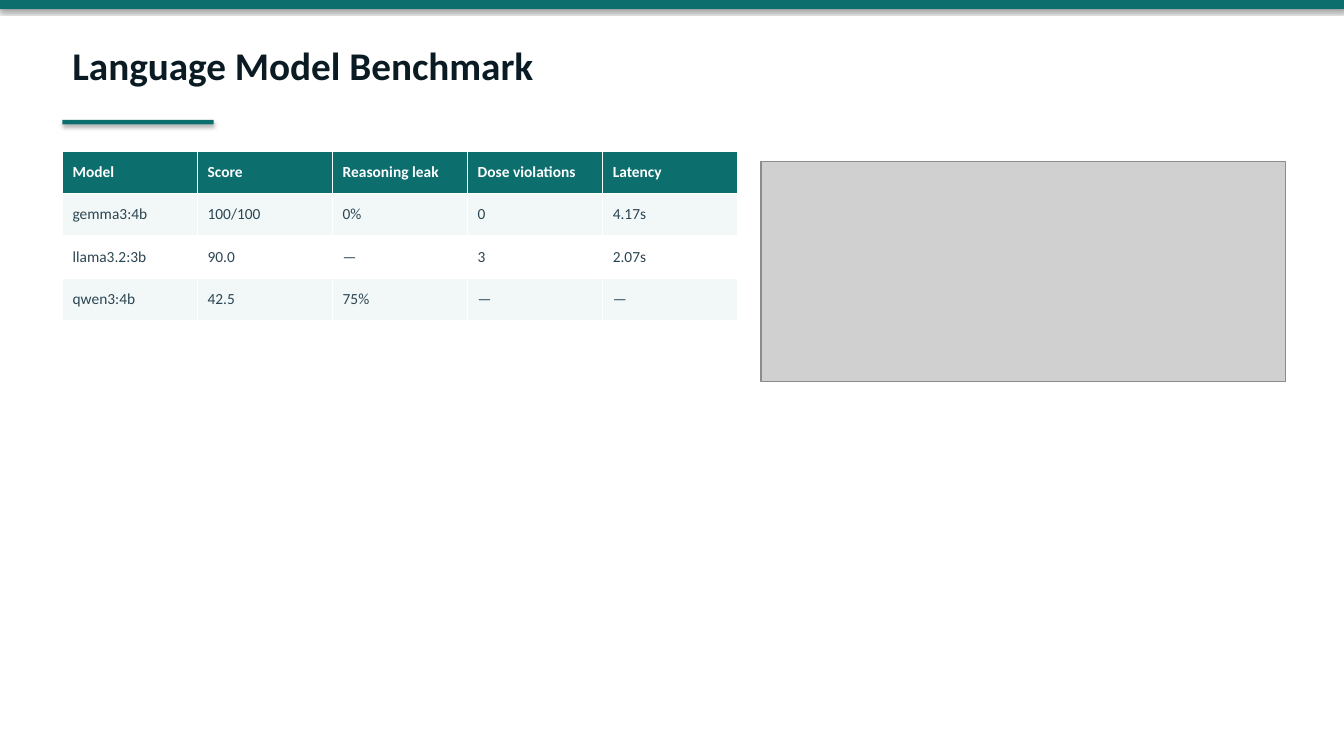
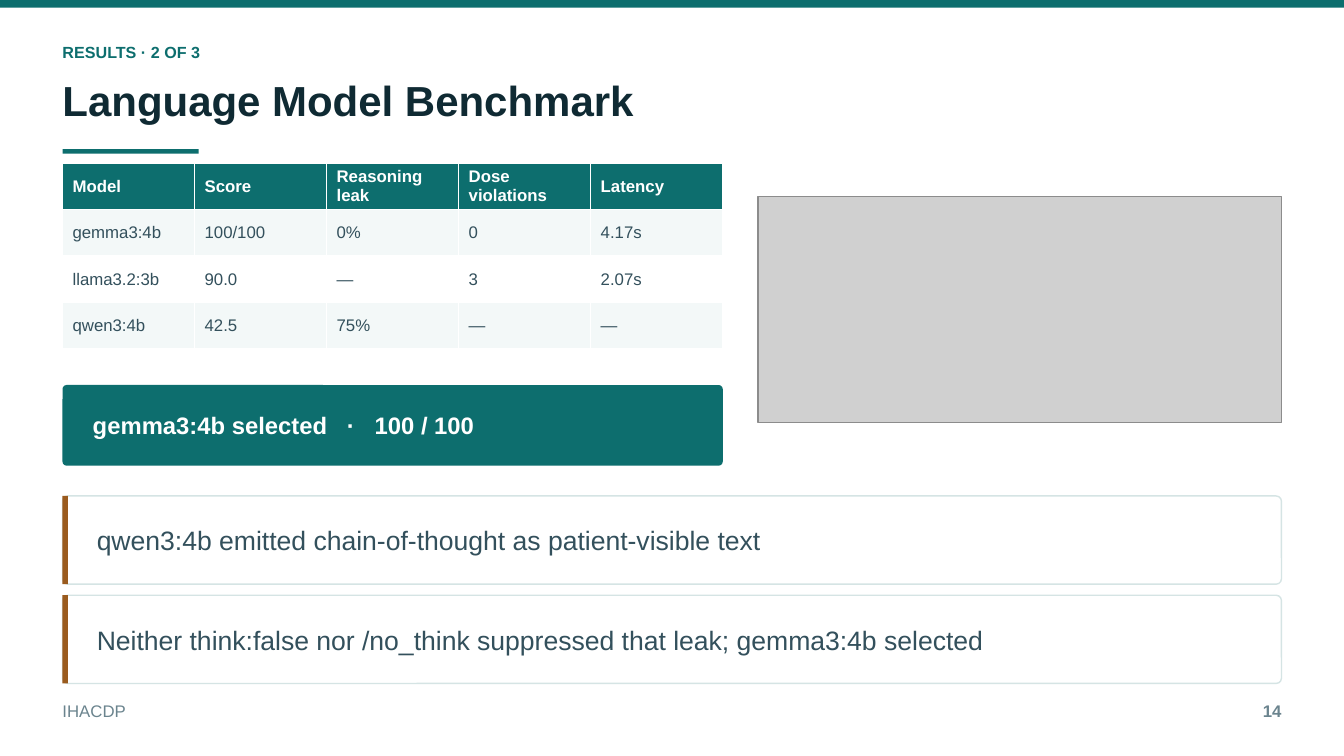
Before and after one commit to thanishq0110/IHACDP, a slide deck: slide 14 of docs/IHACDP_Presentation.pptx. Drawn at 1344x756 pixels with LibreOffice and Linux fonts; fonts in the diff are those of the drawing; grey boxes stand for pictures. Boxes give left, top, right and bottom in pixels: in the first picture for what was removed or moved away, otherwise in the second. Text is boxed around its words. In the diff, an @@ line names an element or a change of style, - is before the commit and + after.

```diff
--- a/docs/IHACDP_Presentation.pptx
+++ b/docs/IHACDP_Presentation.pptx
@@ rectangle at [0, 0, 1344, 7]: shadow off @@
@@ text added at [62, 46, 200, 58], 11.5 pt, text #0D6E6E, bold @@
+RESULTS · 2 OF 3
@@ text "Language Model Benchmark": place and size @@
-text "Language Model Benchmark" at [72, 52, 533, 87]
+text "Language Model Benchmark" at [62, 85, 634, 125]
@@ text "Language Model Benchmark" at [62, 85, 634, 125]: size 28 to 30 pt, font Calibri to Arial, text colour #0B1B24 to #0F2A33 @@
@@ rectangle at [63, 149, 199, 153]: shadow off @@
@@ rectangle: place and size @@
-rectangle at [63, 120, 214, 124]
+rectangle at [63, 149, 199, 153]
@@ table at [63, 163, 723, 349] @@
@@ fill #F2F8F8 to #F3F8F8 in 10 cells @@
@@ size 11 to 12 pt, font Calibri to Arial @@
@@ text colour #2B4552 to #33505C in "gemma3:4b", "100/100", "0%", "0" and 11 more places @@
@@ table: place and size @@
-table at [63, 151, 738, 321]
+table at [63, 163, 723, 349]
@@ picture: place and size @@
-picture at [761, 161, 1286, 382]
+picture at [758, 197, 1281, 423]
@@ rounded rectangle added at [63, 385, 723, 466], fill #0D6E6E @@
@@ text added at [93, 416, 474, 439], 17 pt, text #FFFFFF, bold @@
+gemma3:4b selected · 100 / 100
@@ rounded rectangle added at [63, 496, 1281, 585], fill #FFFFFF, outline #D5E4E4 1 pt @@
@@ rectangle added at [63, 496, 69, 585], fill #9A5B1E @@
@@ text added at [97, 530, 761, 556], 19 pt, text #33505C @@
+qwen3:4b emitted chain-of-thought as patient-visible text
@@ rounded rectangle added at [63, 596, 1281, 685], fill #FFFFFF, outline #D5E4E4 1 pt @@
@@ rectangle added at [63, 596, 69, 685], fill #9A5B1E @@
@@ text added at [97, 630, 983, 655], 19 pt, text #33505C @@
+Neither think:false nor /no_think suppressed that leak; gemma3:4b selected
@@ text added at [62, 705, 125, 717], 12 pt, text #6B848E @@
+IHACDP
@@ text added at [1263, 705, 1282, 717], 12 pt, text #6B848E, bold @@
+14
```
Also in this commit, not shown: 18 other slides changed, 1 slide added, 1 slide removed, 14 other files.
